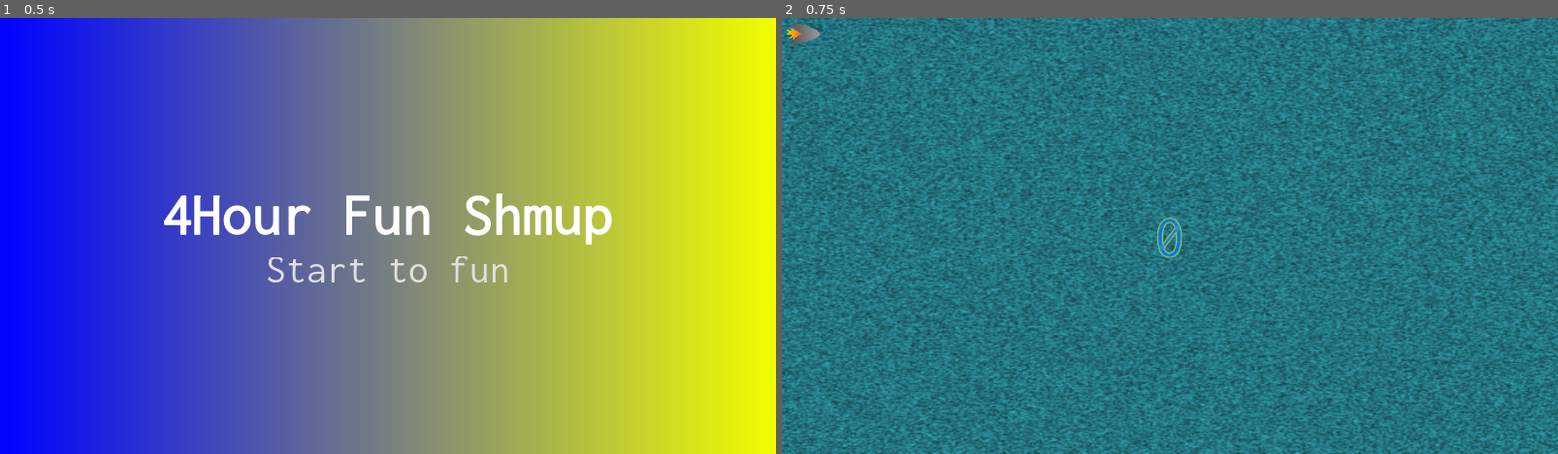
Above: before the commit, frames 1-2 (left to right).
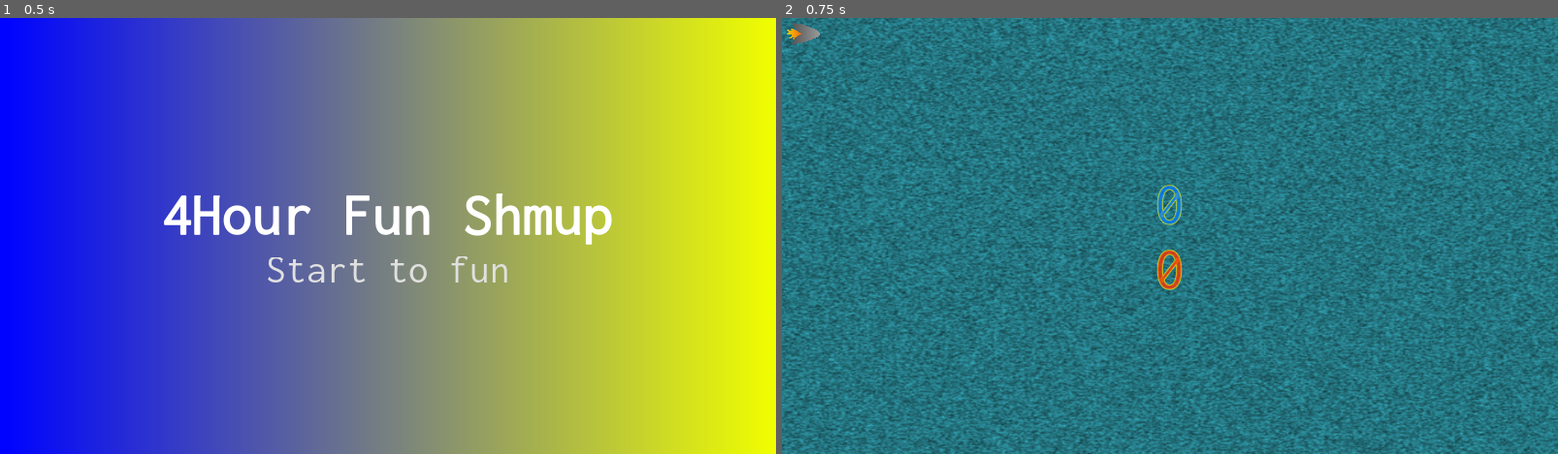
Above: after the commit, the same moments.

Repository: DoubleSept/4HShmup
Game: Godot game, scene res://menus/MainMenu.tscn
Two runs of this game, one before a commit and one after it. Both use one fixed random seed, a clock stepped at 60 frames per second and the inputs below.
Inputs:
- Up to frame 1 (0.5 s): no input
- Up to frame 2 (0.75 s): click "Start to fun" at 0.5 s

Frame 1 is identical in both runs. In frame 2, 27% of the frame differs, in the area x 0-100%, y 0-100%.

Commit message:
Last commit for the 4 h rush

Diff:
--- a/assets/Ennemy.gd
+++ b/assets/Ennemy.gd
@@ -24,10 +24,7 @@
 	if("Shoot" in body.name):
 		emit_signal("ennemyDied")
 		get_parent().remove_child(self)
-
-	print("Accident", body.name)
-	pass # Replace with function body.
+		body.get_parent().remove_child(body)
 
 func onHit():
 	queue_free()
-	# TODO: add stupid explosion.
--- a/assets/Ship.gd
+++ b/assets/Ship.gd
@@ -9,9 +9,6 @@
 var shootResource = load("res://assets/Shoot.tscn")
 
 func onShoot():
-	if(rand_range(0, 1) > 0.4):
-		return 0;
-
 	var shoot = shootResource.instance()
 	shoot.position = position + Vector2(width, height / 2)
 	get_node(".").get_parent().add_child(shoot)
--- a/assets/Shoot.gd
+++ b/assets/Shoot.gd
@@ -4,7 +4,7 @@
 var sprite;
 # Called when the node enters the scene tree for the first time.
 func _ready():
-	direction = Vector2(rand_range(10, 40), rand_range(-5, 5))
+	direction = Vector2(rand_range(10, 40), rand_range(-2, 2))
 	sprite = get_node("Sprite")
 
 func _process(delta):
--- a/scene/Game.gd
+++ b/scene/Game.gd
@@ -1,8 +1,9 @@
 extends Node2D
 
 var waitTime = 1
-var nbPerPop = 1
+var nbPerPop = 1.0
 var score = 0
+var popped = 0
 
 var ennemyResource = load("res://assets/Ennemy.tscn")
 
@@ -14,16 +15,18 @@
 	pass
 
 func _on_PopEnnemy_timeout():
-	for i in range(nbPerPop):
+	for i in range(int(nbPerPop)):
 		var ennemy = ennemyResource.instance()
 		ennemy.connect("ennemyDied", self, "_on_ennemy_died")
 		$Ennemies.add_child(ennemy)
+		popped = popped + 1
+	$Taunt.setPopped(popped)
 
 func _on_WavePopper_timeout():
 	if($PopEnnemy.wait_time > 0.1):
 		$PopEnnemy.wait_time = $PopEnnemy.wait_time/2
 	else:
-		nbPerPop = nbPerPop + 1
+		nbPerPop = nbPerPop * 1.5
 
 func _on_ennemy_died():
 	score = score + 1
--- a/scene/Game2.tscn
+++ b/scene/Game2.tscn
@@ -10,18 +10,18 @@
 
 [node name="Sky" parent="." instance=ExtResource( 1 )]
 
-[node name="Taunt" parent="." instance=ExtResource( 3 )]
-use_top_left = true
-
 [node name="Ship" parent="." instance=ExtResource( 5 )]
 
 [node name="Ennemies" type="Node2D" parent="."]
+
+[node name="Taunt" parent="." instance=ExtResource( 3 )]
+use_top_left = true
 
 [node name="PopEnnemy" type="Timer" parent="."]
 autostart = true
 
 [node name="WavePopper" type="Timer" parent="."]
-wait_time = 3.0
+wait_time = 5.0
 autostart = true
 [connection signal="timeout" from="PopEnnemy" to="." method="_on_PopEnnemy_timeout"]
 [connection signal="timeout" from="WavePopper" to="." method="_on_WavePopper_timeout"]
--- a/scene/Sky.gd
+++ b/scene/Sky.gd
@@ -2,7 +2,8 @@
 extends Node2D
 
 func _ready():
-	$Timer.start(0.1)
+	pass
+	#$Timer.start(0.1)
 
 func _on_Timer_timeout():
 	$Texture.texture.noise.seed = OS.get_ticks_msec()
--- a/scene/Sky.tscn
+++ b/scene/Sky.tscn
@@ -3,7 +3,7 @@
 [ext_resource path="res://scene/Sky.gd" type="Script" id=1]
 
 [sub_resource type="OpenSimplexNoise" id=1]
-seed = 6442119
+seed = 773901
 period = 2.0
 
 [sub_resource type="NoiseTexture" id=2]
@@ -28,5 +28,4 @@
 
 [node name="Timer" type="Timer" parent="."]
 wait_time = 0.1
-autostart = true
 [connection signal="timeout" from="Timer" to="." method="_on_Timer_timeout"]
--- a/scene/Taunt.gd
+++ b/scene/Taunt.gd
@@ -24,4 +24,7 @@
 	$Score.visible = true
 
 func setScore(score):
-	$Score.text = String(score)
+	$Score/Score.text = String(score)
+
+func setPopped(score):
+	$Score/Popped.text = String(score)
--- a/scene/Taunt.tscn
+++ b/scene/Taunt.tscn
@@ -16,21 +16,11 @@
 [node name="Timer" type="Timer" parent="."]
 autostart = true
 
-[node name="Taunt" type="Label" parent="."]
-visible = false
-margin_left = -450.0
-margin_right = 525.0
-margin_bottom = 158.0
-custom_fonts/font = ExtResource( 2 )
-custom_colors/font_color = Color( 1, 1, 1, 0.196078 )
-custom_colors/font_outline_modulate = Color( 1, 0.960784, 0, 0.243137 )
-text = "Make them cry"
-align = 1
-__meta__ = {
-"_edit_use_anchors_": false
-}
+[node name="Score" type="VBoxContainer" parent="."]
+margin_right = 75.0
+margin_bottom = 320.0
 
-[node name="Score" type="Label" parent="."]
+[node name="Score" type="Label" parent="Score"]
 margin_right = 75.0
 margin_bottom = 158.0
 custom_fonts/font = ExtResource( 2 )
@@ -41,4 +31,32 @@
 __meta__ = {
 "_edit_use_anchors_": false
 }
+
+[node name="Popped" type="Label" parent="Score"]
+margin_top = 162.0
+margin_right = 75.0
+margin_bottom = 320.0
+custom_fonts/font = ExtResource( 2 )
+custom_colors/font_color = Color( 1, 0.184314, 0, 0.745098 )
+custom_colors/font_outline_modulate = Color( 1, 0.960784, 0, 0.698039 )
+text = "0"
+align = 1
+__meta__ = {
+"_edit_use_anchors_": false
+}
+
+[node name="Taunt" type="Label" parent="."]
+visible = false
+margin_left = -338.0
+margin_top = 81.0
+margin_right = 412.0
+margin_bottom = 239.0
+custom_fonts/font = ExtResource( 2 )
+custom_colors/font_color = Color( 1, 1, 1, 0.196078 )
+custom_colors/font_outline_modulate = Color( 1, 0.960784, 0, 0.243137 )
+text = "Abonne-Toi"
+align = 1
+__meta__ = {
+"_edit_use_anchors_": false
+}
 [connection signal="timeout" from="Timer" to="." method="_on_Timer_timeout"]
